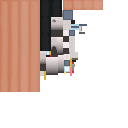
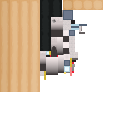
Revision of a layered 128×128 image; what changed, layer by layer:
removed layer "Blade" over box(0, 0, 103, 92)
added layer "Eingefügte Ebene" above "Eingefügte Ebene #3" over box(30, 0, 103, 92)
added layer "Eingefügte Ebene #3" above "Eingefügte Ebene #2" over box(20, 0, 93, 92)
added layer "Eingefügte Ebene #2" above "Eingefügte Ebene #1" over box(10, 0, 83, 92)
added layer "Eingefügte Ebene #1" above "Anakin_Lightsaber_Blue.png" over box(0, 0, 73, 92)
